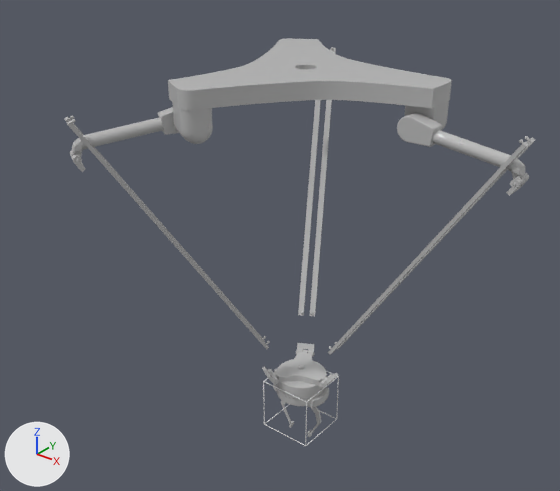
The FBX model models/StaticModel.fbx, before and after one commit.
Rendered twice from a 50 mm camera at (1.299, -1.738, 1.641) aimed at (-0.035, -0.071, 0.607). Lighting does not change. The marker at lower left points along +X, +Y and +Z. Where no turn or scale is listed for an object, it has been applied to the vertices.

The first picture shows 'Base', 'Contr_hand', 'Engine', 'Holder1', 'Holder2', 'Krestovina', 'Main_hand_003', 'Main_hand_1', 'Rod_L_002', 'Rod_L_003', 'Rod_L_1', 'Rod_R_002', 'Rod_R_003', 'Rod_R_1'.
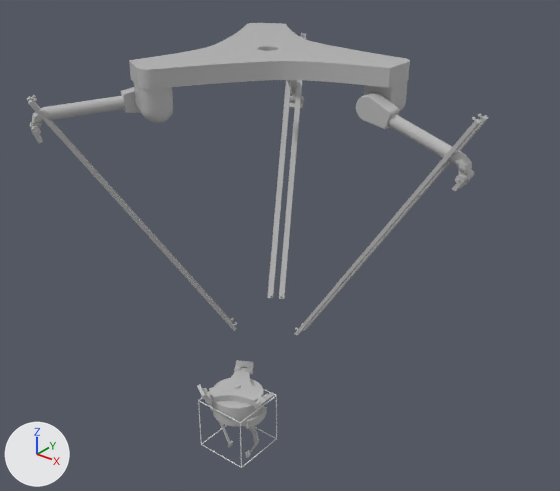
Not drawn themselves, but carrying or shaping drawn objects: ob_point010, ob_point002, ob_contr_main, ob_point011, ob_point019, ob_point003, ob_point018.

Location of each change, (x1, y1, x2, y2) in pixels of the pictures (560 x 491 px):
'Base', moved: before (168, 38, 452, 144); after (129, 23, 410, 123)
'Main_hand_1', moved, turned: before (397, 112, 526, 186); after (356, 92, 472, 182)
'Main_hand_003', moved, turned: before (71, 107, 179, 162); after (30, 87, 141, 133)
'Rod_L_1', moved: before (328, 139, 529, 355); after (294, 117, 482, 336)
'Rod_R_003', moved: before (67, 119, 270, 349); after (28, 98, 237, 331)
'Rod_L_002', moved: before (310, 47, 336, 316); after (279, 33, 306, 299)
'Rod_R_002', moved: before (298, 100, 321, 316); after (267, 80, 291, 298)
'Engine', moved: before (273, 359, 329, 408); after (210, 378, 267, 429)
'Krestovina', moved: before (270, 350, 331, 387); after (205, 367, 266, 407)
'Rod_R_1', moved: before (335, 136, 535, 349); after (301, 114, 488, 331)
'Rod_L_003', moved: before (65, 116, 266, 341); after (27, 95, 234, 323)
'Contr_hand', moved: before (263, 371, 339, 446); after (198, 389, 277, 468)
'Bracket_t_1', moved: before (506, 173, 529, 196); after (452, 170, 474, 191)
'Bracket_b_002', moved: before (296, 343, 315, 357); after (234, 360, 254, 375)
'Holder1', moved: before (307, 407, 322, 437); after (246, 427, 259, 458)
'Bracket_t_003', moved: before (70, 150, 86, 172); after (30, 122, 43, 144)
'Bracket_b_1', moved: before (318, 372, 338, 389); after (253, 392, 274, 409)
'Bracket_b_003', moved: before (262, 366, 279, 384); after (197, 384, 213, 404)
'Holder2', moved: before (281, 400, 294, 428); after (219, 422, 233, 447)
'Bracket_t_002', moved (not visible before): after (289, 96, 304, 109)

The change, as a diff of the scene's bpy script:
```diff
--- a/models/StaticModel.fbx.py
+++ b/models/StaticModel.fbx.py
@@ ob_point010 @@
 ob_point010 = bpy.data.objects.new('Point010', None)
-ob_point010.location = (-0.325, 0.563, 0.963)
+ob_point010.location = (-0.405, 0.479, 0.882)
 ob_point010.rotation_euler = (0.0, 0.992, -1.047)  # degrees (0, 57, -60)
@@ ob_base @@
 ob_base = bpy.data.objects.new('Base', me_mesh)
-ob_base.location = (0.0, 0.0, 1.094)
+ob_base.location = (-0.11, -0.031, 1.136)
@@ ob_rod_r_003 @@
 ob_rod_r_003 = bpy.data.objects.new('Rod_R_003', me_mesh_015)
-ob_rod_r_003.location = (-0.309, -0.568, 1.065)
+ob_rod_r_003.location = (-0.419, -0.599, 1.107)
@@ ob_rod_r_002 @@
 ob_rod_r_002 = bpy.data.objects.new('Rod_R_002', me_mesh_010)
-ob_rod_r_002.location = (-0.337, 0.552, 1.065)
+ob_rod_r_002.location = (-0.448, 0.521, 1.107)
@@ ob_main_hand_1 @@
 ob_main_hand_1 = bpy.data.objects.new('Main_hand_1', me_mesh_001)
-ob_main_hand_1.location = (0.349, 0.0, 1.037)
-ob_main_hand_1.rotation_euler = (0.0, 0.415, 0.0)  # degrees (0, 24, 0)
+ob_main_hand_1.location = (0.239, -0.031, 1.078)
+ob_main_hand_1.rotation_euler = (0.0, 0.597, 0.0)  # degrees (0, 34, 0)
 ob_main_hand_1.scale = (0.001, 0.001, 0.001)
@@ ob_contr_hand @@
 ob_contr_hand.parent = ob_contr_main
-ob_contr_hand.location = (0.0, 0.0000502, -1176.0)
+ob_contr_hand.location = (5.165, -174.1, -1226.0)
@@ ob_contr_main @@
 ob_contr_main = bpy.data.objects.new('Contr_Main', None)
-ob_contr_main.location = (0.0, 0.0, 1.176)
+ob_contr_main.location = (-0.11, -0.0308, 1.217)
 ob_contr_main.scale = (0.001, 0.001, 0.001)
@@ ob_point018 @@
 ob_point018 = bpy.data.objects.new('Point018', None)
-ob_point018.location = (-0.325, -0.563, 0.963)
+ob_point018.location = (-0.438, -0.598, 1.027)
 ob_point018.rotation_euler = (0.0, 0.992, 1.047)  # degrees (0, 57, 60)
@@ ob_engine @@
 ob_engine = bpy.data.objects.new('Engine', me_mesh_018)
-ob_engine.location = (0.0, 0.0, 0.071)
+ob_engine.location = (-0.105, -0.205, 0.063)
@@ ob_rod_l_003 @@
 ob_rod_l_003 = bpy.data.objects.new('Rod_L_003', me_mesh_014)
-ob_rod_l_003.location = (-0.337, -0.552, 1.065)
+ob_rod_l_003.location = (-0.448, -0.582, 1.107)
@@ ob_point019 @@
 ob_point019 = bpy.data.objects.new('Point019', None)
-ob_point019.location = (-0.0519, -0.09, 0.127)
+ob_point019.location = (-0.157, -0.295, 0.118)
 ob_point019.rotation_euler = (0.0, 0.992, 1.047)  # degrees (0, 57, 60)
@@ ob_rod_r_1 @@
 ob_rod_r_1 = bpy.data.objects.new('Rod_R_1', me_mesh_005)
-ob_rod_r_1.location = (0.646, 0.016, 1.065)
+ob_rod_r_1.location = (0.536, -0.014, 1.107)
@@ ob_rod_l_1 @@
 ob_rod_l_1 = bpy.data.objects.new('Rod_L_1', me_mesh_004)
-ob_rod_l_1.location = (0.646, -0.016, 1.065)
+ob_rod_l_1.location = (0.536, -0.047, 1.107)
@@ ob_krestovina @@
 ob_krestovina = bpy.data.objects.new('Krestovina', me_mesh_017)
-ob_krestovina.location = (0.0, 0.0, 0.116)
+ob_krestovina.location = (-0.105, -0.205, 0.107)
@@ ob_holder1 @@
 ob_holder1 = bpy.data.objects.new('Holder1', me_mesh_019)
-ob_holder1.location = (0.021, 0.0, 0.058)
+ob_holder1.location = (-0.084, -0.205, 0.049)
@@ ob_rod_l_002 @@
 ob_rod_l_002 = bpy.data.objects.new('Rod_L_002', me_mesh_009)
-ob_rod_l_002.location = (-0.309, 0.568, 1.065)
+ob_rod_l_002.location = (-0.419, 0.537, 1.107)
@@ ob_point003 @@
 ob_point003 = bpy.data.objects.new('Point003', None)
-ob_point003.location = (0.104, 0.0, 0.127)
+ob_point003.location = (-0.00133, -0.205, 0.118)
 ob_point003.rotation_euler = (0.0, 0.992, 3.142)  # degrees (0, 57, 180)
@@ ob_main_hand_003 @@
 ob_main_hand_003 = bpy.data.objects.new('Main_hand_003', me_mesh_011)
-ob_main_hand_003.location = (-0.175, -0.302, 1.037)
-ob_main_hand_003.rotation_euler = (0.0, 0.415, -2.094)  # degrees (0, 24, -120)
+ob_main_hand_003.location = (-0.285, -0.333, 1.078)
+ob_main_hand_003.rotation_euler = (0.0, 0.34, -2.094)  # degrees (0, 19, -120)
 ob_main_hand_003.scale = (0.001, 0.001, 0.001)
@@ ob_holder2 @@
 ob_holder2 = bpy.data.objects.new('Holder2', me_mesh_020)
-ob_holder2.location = (-0.021, 0.0, 0.058)
+ob_holder2.location = (-0.126, -0.205, 0.049)
@@ ob_point011 @@
 ob_point011 = bpy.data.objects.new('Point011', None)
-ob_point011.location = (-0.0519, 0.09, 0.127)
+ob_point011.location = (-0.157, -0.115, 0.118)
 ob_point011.rotation_euler = (0.0, 0.992, -1.047)  # degrees (0, 57, -60)
@@ ob_point002 @@
 ob_point002 = bpy.data.objects.new('Point002', None)
-ob_point002.location = (0.651, 0.0, 0.963)
+ob_point002.location = (0.522, -0.0308, 0.951)
 ob_point002.rotation_euler = (0.0, 0.992, 3.142)  # degrees (0, 57, 180)
```
